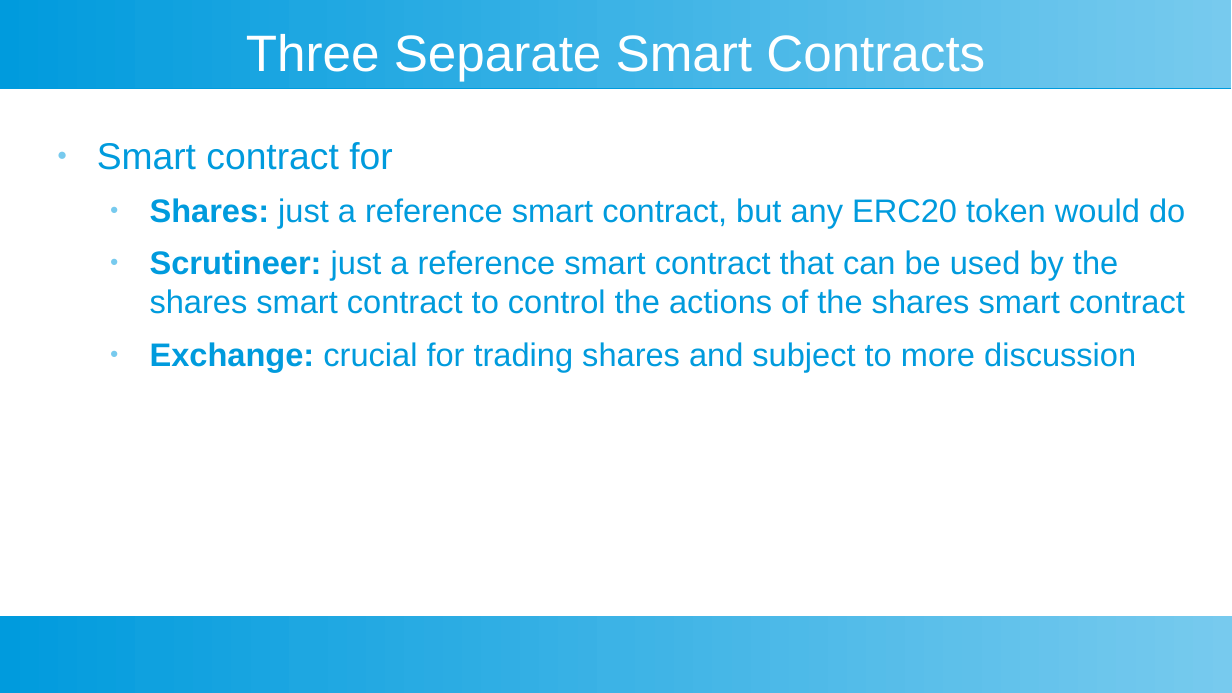
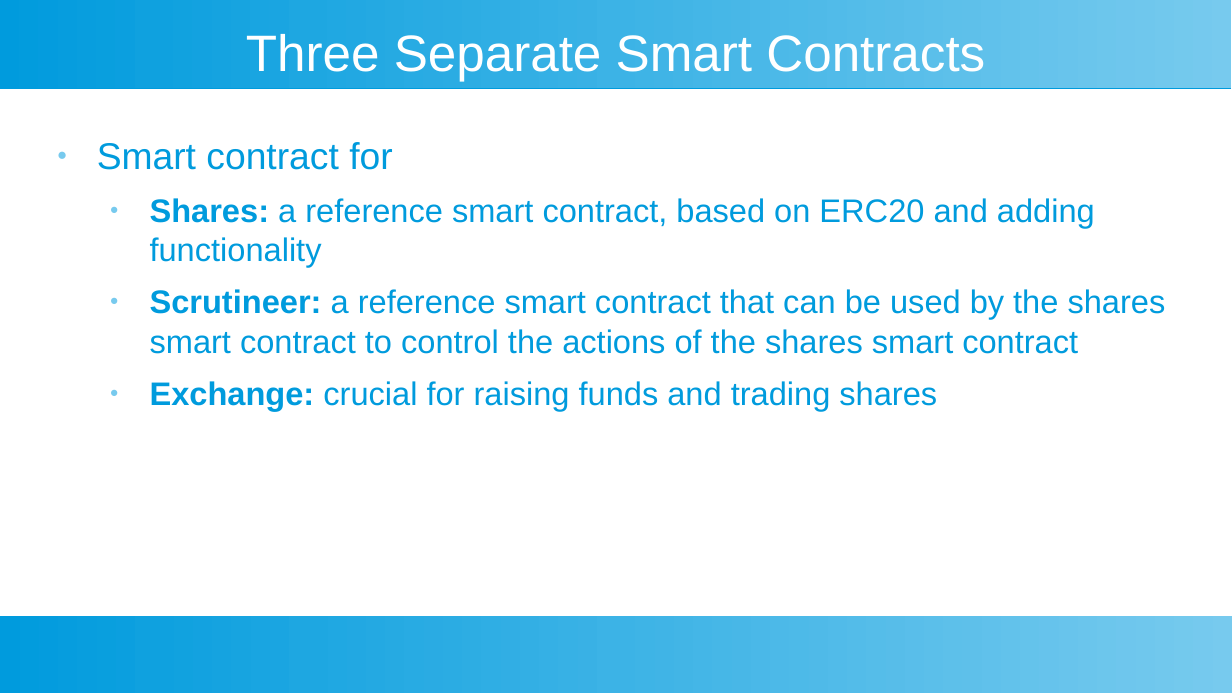
Before and after one commit to toongeorges/cryptoshares, a slide deck: slide 9 of design.odp (slide 7 before the commit). Drawn at 1232x693 pixels with LibreOffice and Linux fonts; fonts in the diff are those of the drawing. Boxes give left, top, right and bottom in pixels: in the first picture for what was removed or moved away, otherwise in the second. Text is boxed around its words. In the diff, an @@ line names an element or a change of style, - is before the commit and + after.

```diff
--- a/design.odp
+++ b/design.odp
@@ text at [150,198,1166,411]: text changed @@
-  ● Shares: just a reference smart contract, but any ERC20 token would do
-  ● Scrutineer: just a reference smart contract that can be used by the shares smart contract to control the actions of the shares smart contract
-  ● Exchange: crucial for trading shares and subject to more discussion
+  ● Shares: a reference smart contract, based on ERC20 and adding functionality
+  ● Scrutineer: a reference smart contract that can be used by the shares smart contract to control the actions of the shares smart contract
+  ● Exchange: crucial for raising funds and trading shares
```
Also in this commit, not shown: 6 other slides changed, 28 slides added, 1 slide removed.
